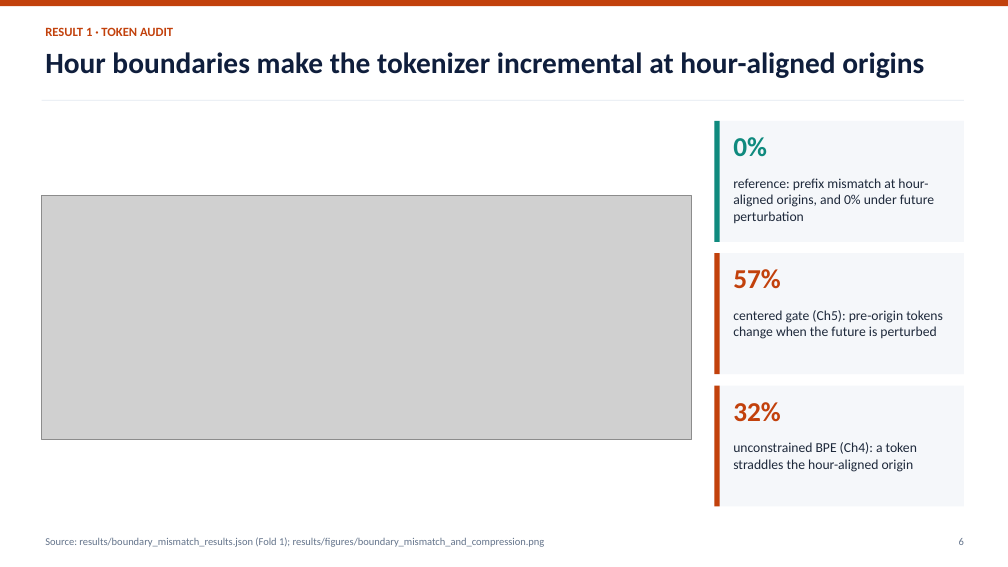
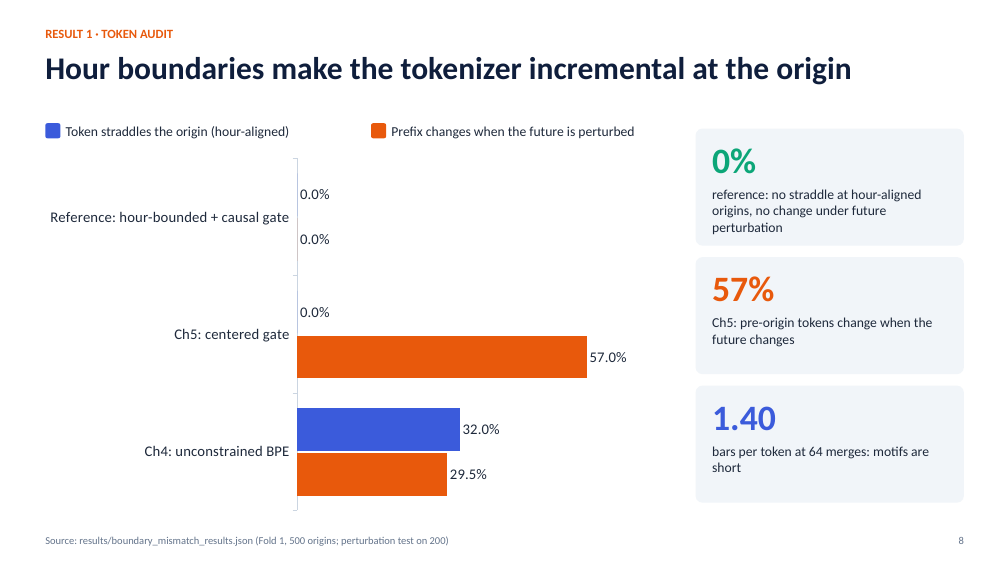
Before and after one commit to devanshjangid2005/causal-vol-tokenizer, a slide deck: slide 8 of presentation/final_presentation.pptx (slide 6 before the commit). Drawn at 1008x567 pixels with LibreOffice and Linux fonts; fonts in the diff are those of the drawing; grey boxes stand for pictures. Boxes give left, top, right and bottom in pixels: in the first picture for what was removed or moved away, otherwise in the second. Text is boxed around its words. In the diff, an @@ line names an element or a change of style, - is before the commit and + after.

```diff
--- a/presentation/final_presentation.pptx
+++ b/presentation/final_presentation.pptx
@@ rectangle removed at box(0, 0, 1008, 6) @@
@@ text "RESULT 1 · TOKEN AUDIT" at box(45, 29, 173, 38): text colour #C2410C to #E8590C; less space between paragraphs @@
@@ text at box(45, 57, 851, 85): text changed; size 28 to 30 pt @@
-Hour boundaries make the tokenizer incremental at hour-aligned origins
+Hour boundaries make the tokenizer incremental at the origin
@@ rectangle removed at box(42, 100, 964, 101) @@
@@ text "Token straddles the origin (hour-aligned)" at box(66, 126, 290, 139): vertical alignment top to middle @@
@@ rounded rectangle added at box(45, 123, 60, 138), fill #3B5BDB @@
@@ text at box(66, 126, 290, 139): text changed @@
-unconstrained BPE (Ch4): a token straddles the hour-aligned origin
+Token straddles the origin (hour-aligned)
@@ rounded rectangle added at box(371, 123, 386, 138), fill #E8590C @@
@@ text added at box(391, 126, 634, 139), 13 pt, text #1E293B @@
+Prefix changes when the future is perturbed
@@ rounded rectangle added at box(696, 129, 964, 246), fill #F1F5F9 @@
@@ text "0%": place and size @@
-text "0%" at box(733, 137, 767, 156)
+text "0%" at box(712, 148, 756, 174)
@@ text "0%" at box(712, 148, 756, 174): size 26 to 34 pt, text colour #0F8A7E to #0CA678; less space between paragraphs @@
@@ rectangle removed at box(715, 121, 964, 242) @@
@@ rectangle removed at box(715, 121, 720, 242) @@
@@ bar chart added at box(38, 151, 665, 518) @@
+categories: Reference: hour-bounded + causal gate, Ch5: centered gate, Ch4: unconstrained BPE
+Series 1: 0, 0, 32
+Series 2: 0, 57, 29.5
@@ picture removed at box(42, 196, 692, 440) @@
@@ text at box(712, 189, 921, 235): text changed @@
-reference: prefix mismatch at hour-aligned origins, and 0% under future perturbation
+reference: no straddle at hour-aligned origins, no change under future perturbation
@@ rounded rectangle added at box(696, 257, 964, 374), fill #F1F5F9 @@
@@ text "57%": place and size @@
-text "57%" at box(733, 269, 781, 289)
+text "57%" at box(712, 276, 774, 302)
@@ text "57%" at box(712, 276, 774, 302): size 26 to 34 pt, text colour #C2410C to #E8590C; less space between paragraphs @@
@@ rectangle removed at box(715, 253, 964, 374) @@
@@ rectangle removed at box(715, 253, 720, 374) @@
@@ text at box(712, 317, 932, 347): text changed @@
-centered gate (Ch5): pre-origin tokens change when the future is perturbed
+Ch5: pre-origin tokens change when the future changes
@@ rounded rectangle added at box(696, 386, 964, 503), fill #F1F5F9 @@
@@ rectangle removed at box(715, 386, 964, 507) @@
@@ rectangle removed at box(715, 386, 720, 507) @@
@@ text added at box(712, 406, 776, 430), 34 pt, text #3B5BDB, bold @@
+1.40
@@ text removed at box(733, 402, 781, 422) @@
-32%
@@ text added at box(712, 446, 929, 472), 13 pt, text #1E293B @@
+bars per token at 64 merges: motifs are short
@@ text at box(45, 536, 449, 546): text changed @@
-Source: results/boundary_mismatch_results.json (Fold 1); results/figures/boundary_mismatch_and_compression.png
+Source: results/boundary_mismatch_results.json (Fold 1, 500 origins; perturbation test on 200)
```
Also in this commit, not shown: 5 other slides changed, 12 slides added, 8 slides removed, 25 other files.
